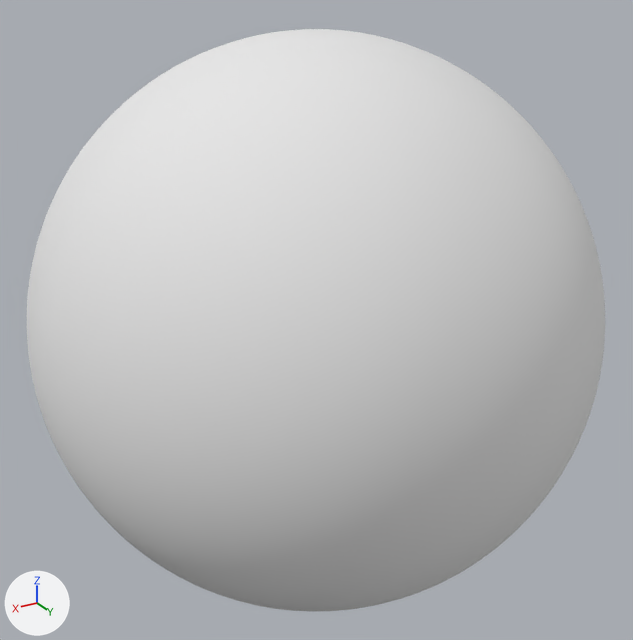
What one commit did to the FBX model GJ+25-3D/Assets/Models/Moon.fbx.
Both versions are drawn from a 50 mm lens placed at (1.491, 2.488, 1.247), pointed at (-0.002, 0.0, 0.003). The axes (+X, +Y, +Z) are drawn at lower left. The lights are the same throughout.
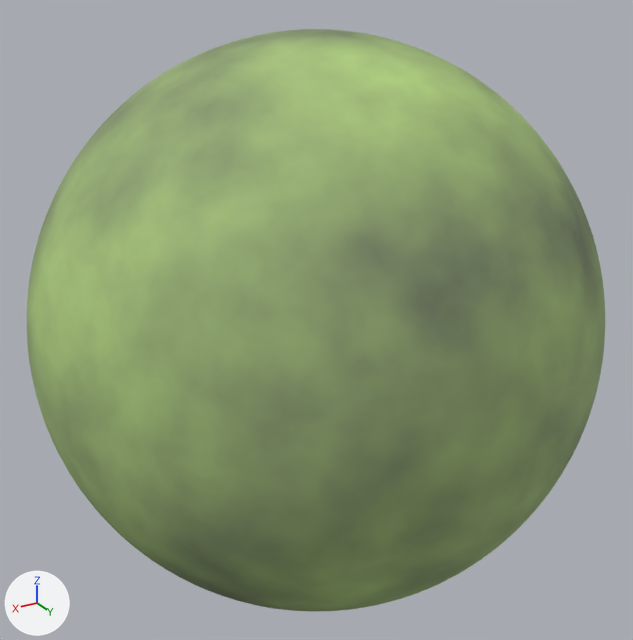
The newer file is also turned or shifted as a whole; pictures and numbers use the older file's frame.

What differs and where, as boxes (x1, y1, x2, y2) in the pictures (633 x 640 px):
'Sphere', surface changed (white to green): (27, 29, 605, 612) in both

What the commit changed:
Picture 'Moon_Texture.png' (img_moon_texture_png) is new.
In material 'Moon' (mat_moon), base_color is no longer (0.8, 0.8, 0.8), white #e7e7e7.
In material 'Moon' (mat_moon), texture is now set to img_moon_texture_png.
me_mesh has 7938 vertices, 7936 faces and spans x -0.99..0.99, y -0.99..0.99, z -1.0..1.0.
me_mesh is used by ob_sphere; location (0.0, 0.0, 0.0).
me_mesh part 1: texture (UV) coordinates of 7936 of 7936 faces, centred in x -0.99..0.99, y -0.99..0.99, z -0.99..0.99, changed; they spanned u 0.0..1.0, v 0.0..1.0 and now span u 0.0..1.0, v 0.24..0.77.
